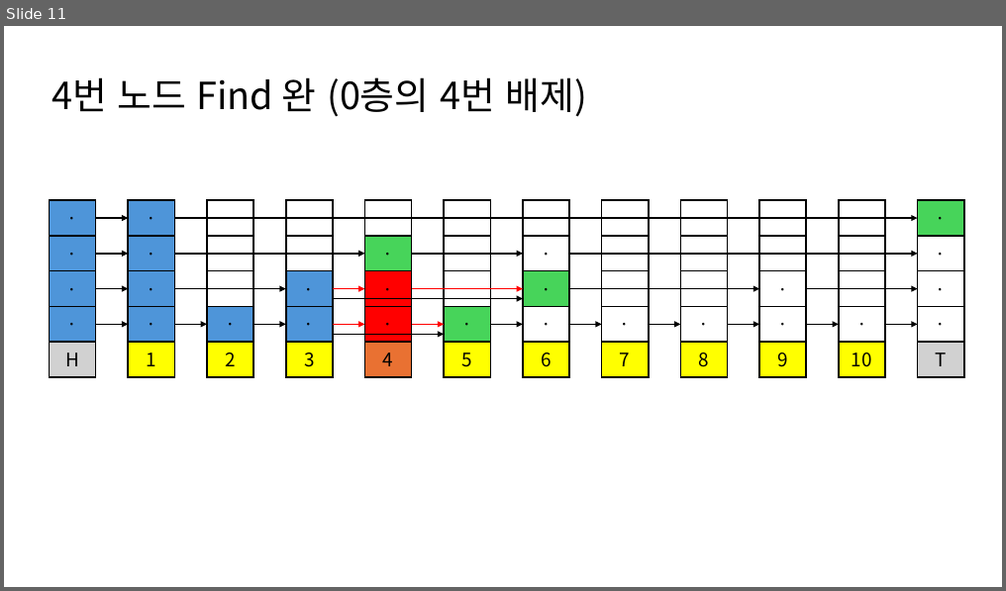
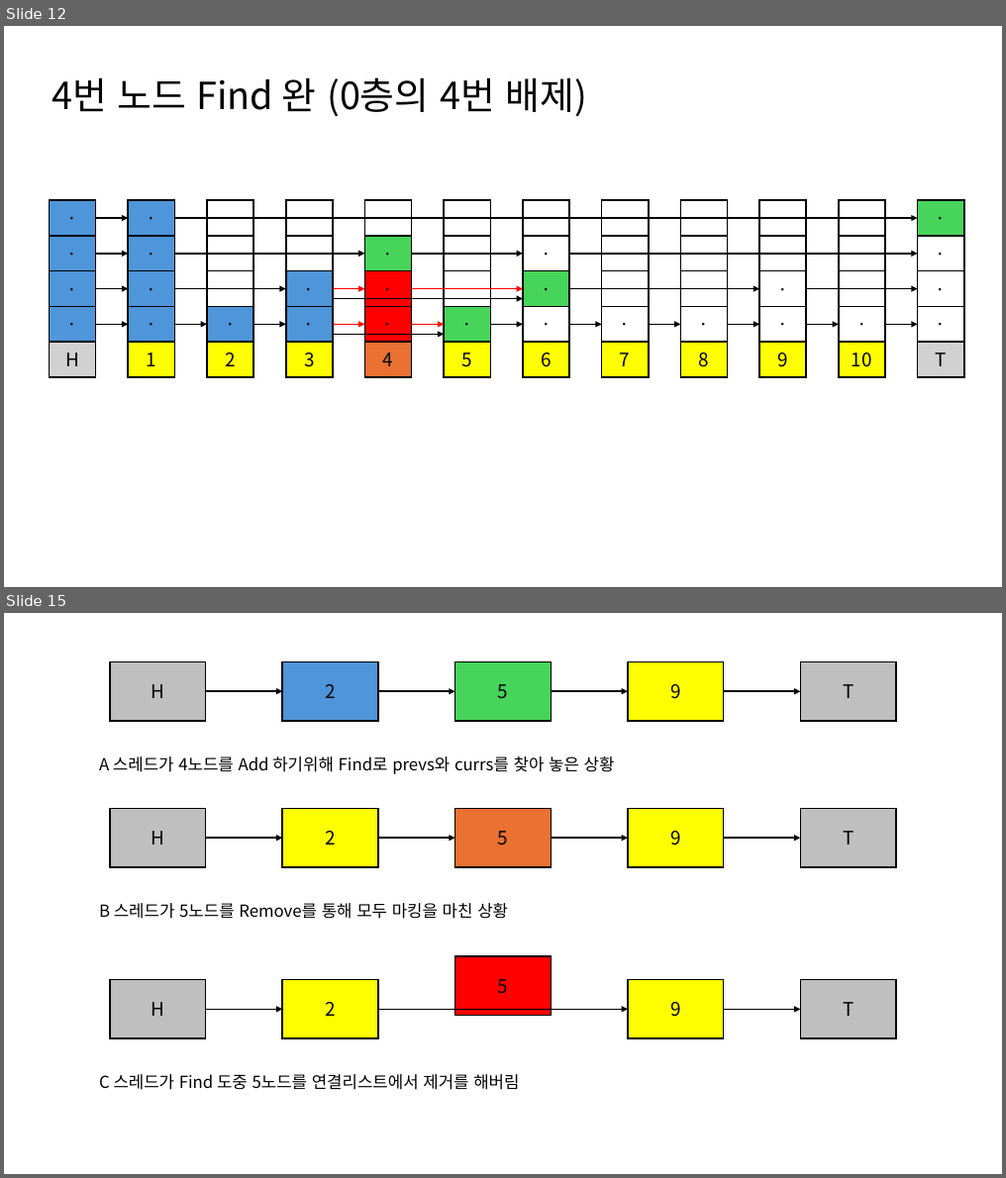
Before and after one commit to niche0905/MultiThreadStudy, a slide deck: 참고자료/SKIP LIST 참고자료.pptx. Shown one above the other, each under a label of ours: slide 11 before the commit, slides 12 and 15 after it; the slides between them are not shown. The pictures are 1006x591 and 1006x1178 pixels, drawn with LibreOffice and Linux fonts; fonts in the diff are those of the drawing. Boxes give left, top, right and bottom in pixels: in the first picture for what was removed or moved away, otherwise in the second. Text is boxed around its words. In the diff, an @@ line names an element or a change of style, - is before the commit and + after.

Commit message:
Add 부분에 대한 문제점 구체화
Add 부분에서 생기는 것으로 추정되는 문제점을 구체화 하였다

```diff
--- a/참고자료/SKIP LIST 참고자료.pptx
+++ b/참고자료/SKIP LIST 참고자료.pptx
@@ slide 15 added at (4, 613, 1002, 1174), background #FFFFFF @@
@@ rectangle added at (110, 663, 205, 721), fill #BFBFBF, outline #000000 1.5 pt, 18 pt, text #000000 @@
+H
@@ rectangle added at (282, 663, 378, 721), fill #4E95D9, outline #000000 1.5 pt, 18 pt, text #000000 @@
+2
@@ rectangle added at (455, 663, 551, 721), fill #47D45A, outline #000000 1.5 pt, 18 pt, text #000000 @@
+5
@@ rectangle added at (628, 663, 724, 721), fill #FFFF00, outline #000000 1.5 pt, 18 pt, text #000000 @@
+9
@@ rectangle added at (801, 663, 896, 721), fill #BFBFBF, outline #000000 1.5 pt, 18 pt, text #000000 @@
+T
@@ arrow added from (205, 691) to (282, 691), #000000 1.5 pt @@
@@ arrow added from (378, 691) to (455, 691), #000000 1.5 pt @@
@@ arrow added from (551, 691) to (628, 691), #000000 1.5 pt @@
@@ arrow added from (724, 691) to (801, 691), #000000 1.5 pt @@
@@ text added at (99, 757, 615, 774), 16 pt, text #000000 @@
+A 스레드가 4노드를 Add 하기위해 Find로 prevs와 currs를 찾아 놓은 상황
@@ rectangle added at (110, 808, 205, 866), fill #BFBFBF, outline #000000 1.5 pt, 18 pt, text #000000 @@
+H
@@ rectangle added at (282, 808, 378, 866), fill #FFFF00, outline #000000 1.5 pt, 18 pt, text #000000 @@
+2
@@ rectangle added at (455, 808, 551, 866), fill #E97132, outline #000000 1.5 pt, 18 pt, text #000000 @@
+5
@@ rectangle added at (628, 808, 724, 866), fill #FFFF00, outline #000000 1.5 pt, 18 pt, text #000000 @@
+9
@@ rectangle added at (801, 808, 896, 866), fill #BFBFBF, outline #000000 1.5 pt, 18 pt, text #000000 @@
+T
@@ arrow added from (205, 839) to (282, 839), #000000 1.5 pt @@
@@ arrow added from (378, 839) to (455, 839), #000000 1.5 pt @@
@@ arrow added from (551, 839) to (628, 839), #000000 1.5 pt @@
@@ arrow added from (724, 839) to (801, 839), #000000 1.5 pt @@
@@ text added at (99, 903, 508, 919), 16 pt, text #000000 @@
+B 스레드가 5노드를 Remove를 통해 모두 마킹을 마친 상황
@@ rectangle added at (455, 957, 551, 1015), fill #FF0000, outline #000000 1.5 pt, 18 pt, text #000000 @@
+5
@@ rectangle added at (110, 980, 205, 1039), fill #BFBFBF, outline #000000 1.5 pt, 18 pt, text #000000 @@
+H
@@ rectangle added at (282, 980, 378, 1039), fill #FFFF00, outline #000000 1.5 pt, 18 pt, text #000000 @@
+2
@@ rectangle added at (628, 980, 724, 1039), fill #FFFF00, outline #000000 1.5 pt, 18 pt, text #000000 @@
+9
@@ rectangle added at (801, 980, 896, 1039), fill #BFBFBF, outline #000000 1.5 pt, 18 pt, text #000000 @@
+T
@@ arrow added from (205, 1010) to (282, 1010), #000000 1.5 pt @@
@@ arrow added from (378, 1010) to (628, 1010), #000000 1.5 pt @@
@@ arrow added from (724, 1010) to (801, 1010), #000000 1.5 pt @@
@@ text added at (99, 1074, 519, 1090), 16 pt, text #000000 @@
+C 스레드가 Find 도중 5노드를 연결리스트에서 제거를 해버림
@@ what was slide 11 is now slide 12 @@
```
Also in this commit, not shown: 4 other slides added.
